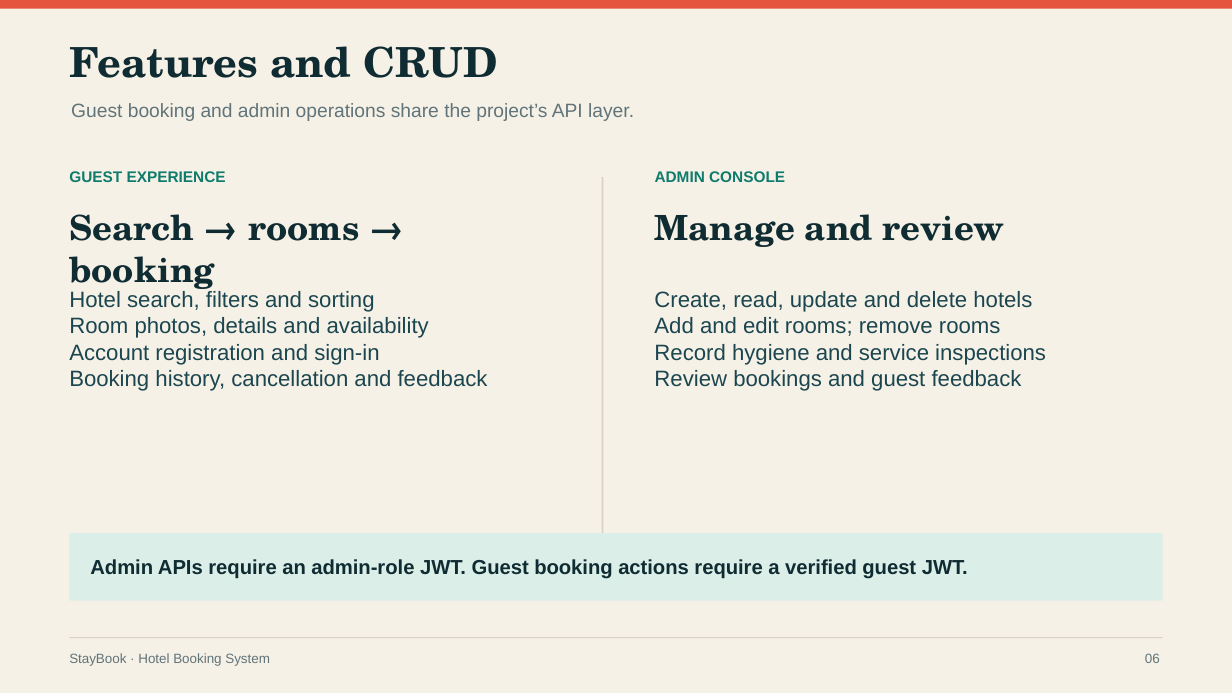
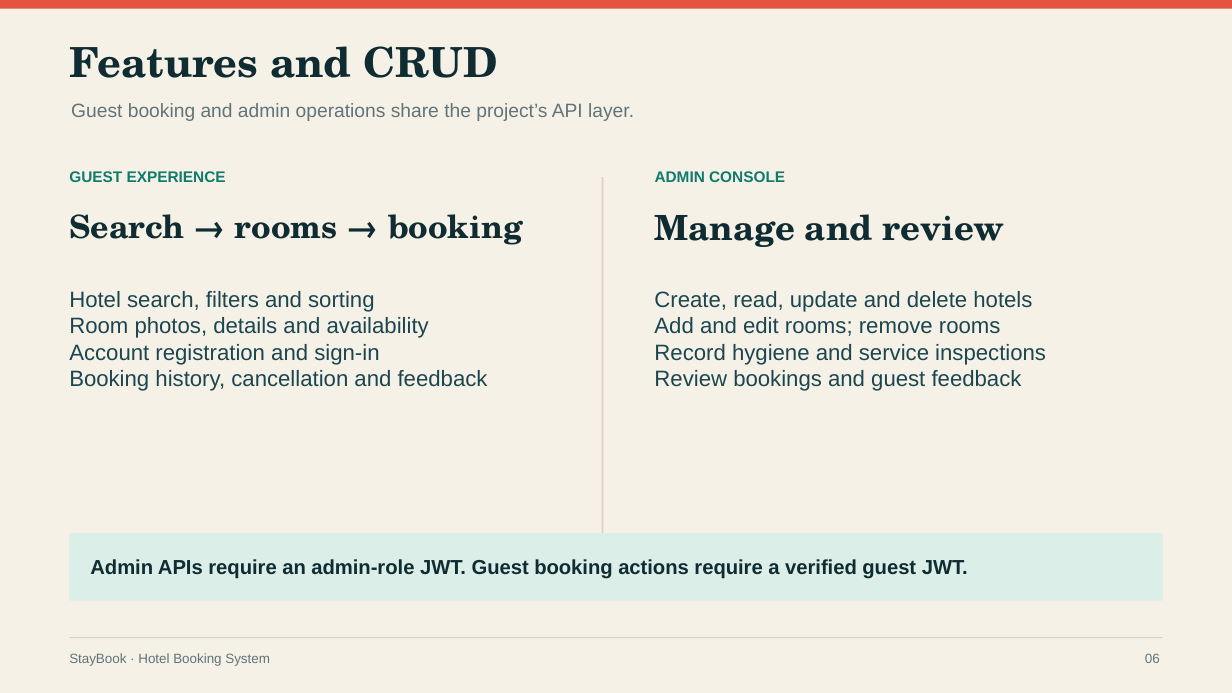
Before and after one commit to sanjutalari/hotel-booking-system_2, a slide deck: slide 6 of docs/StayBook_Project_Presentation.pptx. Drawn at 1232x693 pixels with LibreOffice and Linux fonts; fonts in the diff are those of the drawing. Boxes give left, top, right and bottom in pixels: in the first picture for what was removed or moved away, otherwise in the second. Text is boxed around its words. In the diff, an @@ line names an element or a change of style, - is before the commit and + after.

```diff
--- a/docs/StayBook_Project_Presentation.pptx
+++ b/docs/StayBook_Project_Presentation.pptx
@@ text "Search → rooms → booking" at [69, 214, 523, 245]: size 27 to 25 pt @@
```
Also in this commit, not shown: 2 other slides changed, 1 slide added, 5 other files.
